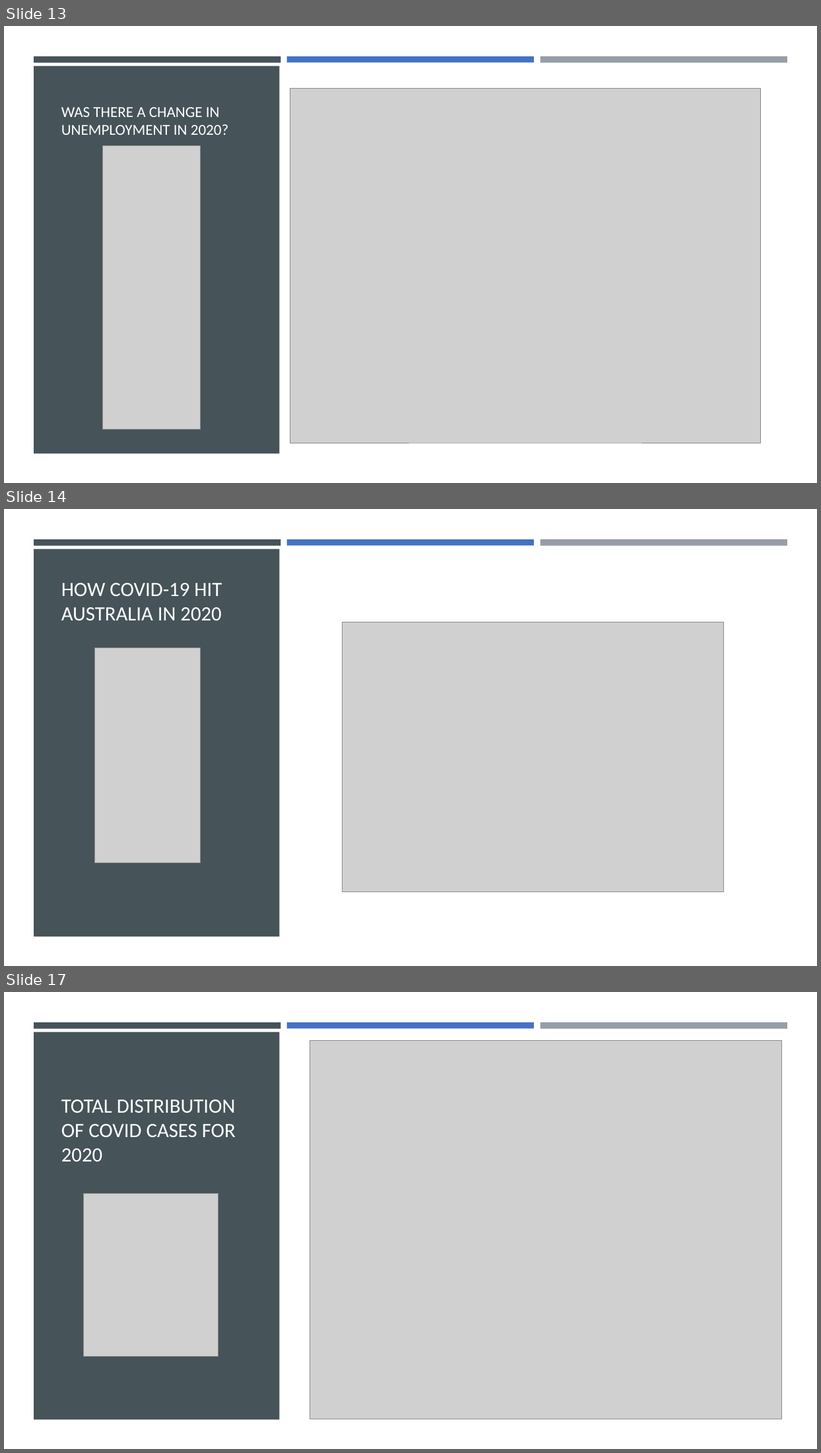
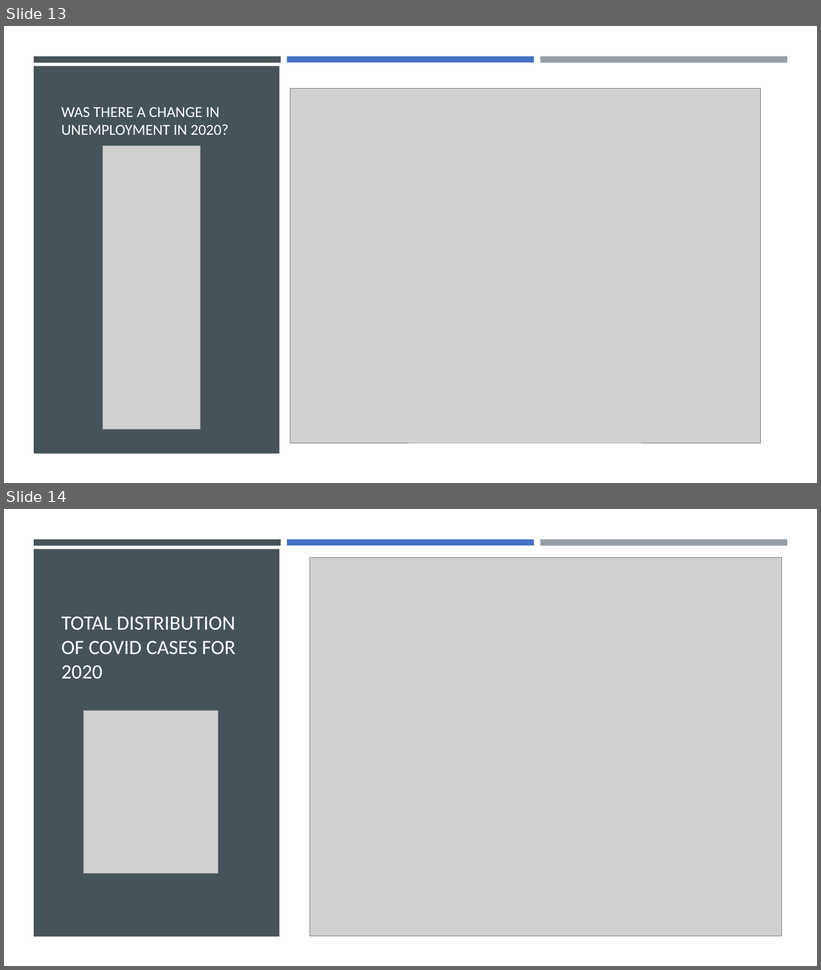
Before and after one commit to xsbaggages/Project_1, a slide deck: Project1.pptx. Shown one above the other, each under a label of ours: slides 13, 14 and 17 before the commit, slides 13 and 14 after it; the slides between them are not shown. The pictures are 821x1453 and 821x970 pixels, drawn with LibreOffice and Linux fonts; fonts in the diff are those of the drawing; grey boxes stand for pictures. Boxes give left, top, right and bottom in pixels: in the first picture for what was removed or moved away, otherwise in the second. Text is boxed around its words. In the diff, an @@ line names an element or a change of style, - is before the commit and + after.

```diff
--- a/Project1.pptx
+++ b/Project1.pptx
@@ slide 14 removed at (4, 509, 817, 966), background #FFFFFF; not listed: 4 template elements that a slide beside it also shows @@
@@ title removed at (61, 583, 222, 621) @@
-HOW COVID-19 HIT AUSTRALIA IN 2020
@@ picture removed at (343, 623, 724, 892) @@
@@ picture removed at (95, 648, 201, 863) @@
@@ what was slide 17 is now slide 14 @@
```
Also in this commit, not shown: 2 slides changed, 4 other slides removed, 8 other files.
